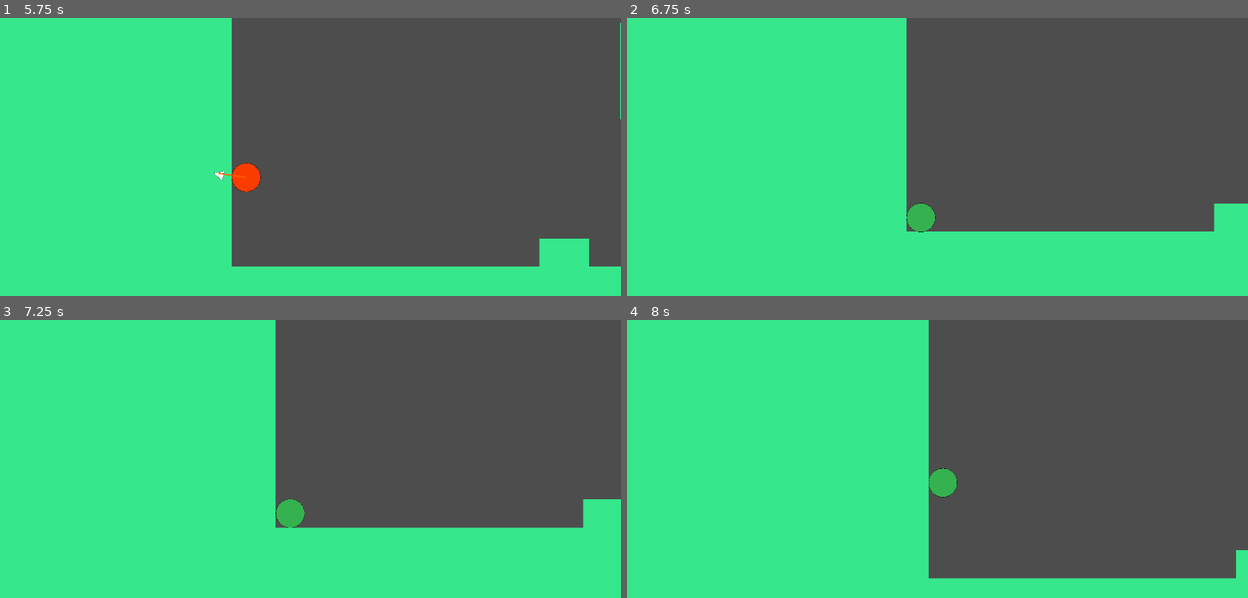
Above: before the commit, frames 1-4 (two rows, left to right).
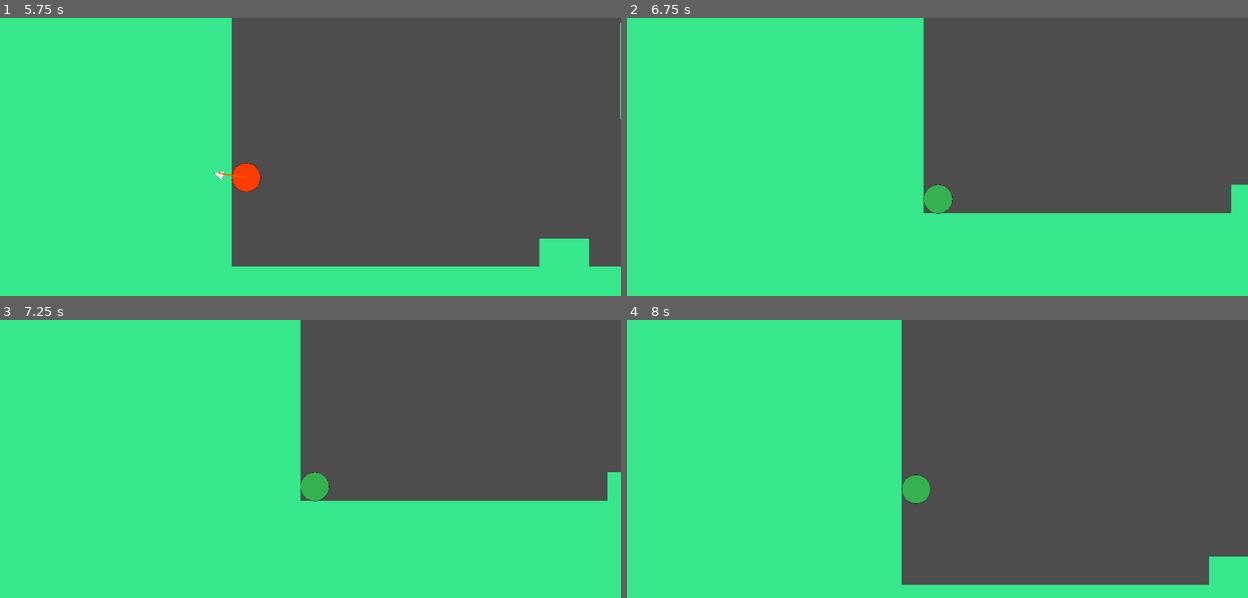
Above: after the commit, the same moments.

Repository: DaPizzaGod/tsa-game
Game: Godot game, scene res://scenes/levels/level.tscn
Two runs of this game, one before a commit and one after it. Both use one fixed random seed, a clock stepped at 60 frames per second and the inputs below.
Inputs (mouse positions are in pixels of both pictures, inside the frame that each line leads up to):
- Up to frame 1 (5.75 s): move the mouse to (440, 179) at 0.52 s; hold D (right) 0.53-2.03 s; tap Middle mouse button (other special action) at 0.6, 3.6 s; tap W (jump) at 0.77, 1.52, 3.02, 3.77, 4.52 s; move the mouse to (173, 215) at 1.27 s; click (173, 215) at 1.35 s; move the mouse to (366, 118) at 2.02 s; hold A (left) 2.03-2.78 s; right-click (366, 118) at 2.1 s; move the mouse to (273, 268) at 2.77 s; hold D (right) 2.78-4.28 s; tap Shift (switch mode) at 2.85 s; move the mouse to (490, 251) at 3.52 s; move the mouse to (111, 143) at 4.27 s; hold A (left) 4.28-5.03 s; click (111, 143) at 4.35 s; move the mouse to (335, 195) at 5.02 s; hold D (right) from 5.03 s (still down); right-click (335, 195) at 5.1 s
- Up to frame 2 (6.75 s): move the mouse to (831, 106) at 5.77 s; release D (right) at 5.78 s; hold A (left) from 5.78 s (still down); tap Shift (switch mode) at 5.85 s; tap W (jump) at 6.02 s; move the mouse to (1067, 179) at 6.52 s; tap Middle mouse button (other special action) at 6.6 s
- Up to frame 3 (7.25 s): keep holding A (left); tap W (jump) at 6.77 s
- Up to frame 4 (8 s): move the mouse to (800, 517) at 7.27 s; release A (left) at 7.28 s; hold D (right) from 7.28 s (still down); click (800, 517) at 7.35 s; tap W (jump) at 7.52 s

Frame 1 is identical in both runs. In frame 2, 5.9% of the frame differs, in the area x 45-100%, y 0-78%; in frame 3, 8.1%, in the area x 44-100%, y 0-75%; in frame 4, 6.1%.

Commit message:
fixed position of menu

Diff:
--- a/scenes/player/spring_mode.gd
+++ b/scenes/player/spring_mode.gd
@@ -4,7 +4,7 @@
 var dir
 var dir_radians
 func _process(delta: float) -> void:
-	dir = global_position.direction_to(get_global_mouse_position())
+	dir = (global_position.direction_to(get_global_mouse_position()))
 	dir_radians = dir.angle()
 	# Apply Gravity
 	if not is_on_floor():
@@ -21,6 +21,7 @@
 
 
 		look_at(dir)
+		rotation_degrees += 180
 	# Move
 	move_and_slide()
 
--- a/scenes/ui/switch_mode_menu.tscn
+++ b/scenes/ui/switch_mode_menu.tscn
@@ -10,26 +10,17 @@
 grow_horizontal = 2
 grow_vertical = 2
 
-[node name="AspectRatioContainer" type="AspectRatioContainer" parent="."]
-layout_mode = 1
-offset_right = 4961.0
-offset_bottom = 3508.0
-scale = Vector2(0.175, 0.175)
-
 [node name="TextureRect" type="TextureRect" parent="."]
 layout_mode = 1
-anchors_preset = 7
-anchor_left = 0.5
-anchor_top = 1.0
-anchor_right = 0.5
-anchor_bottom = 1.0
-offset_left = -2480.5
-offset_top = -3508.0
-offset_right = 2480.5
-grow_horizontal = 2
-grow_vertical = 0
-scale = Vector2(0.2, 0.2)
-pivot_offset = Vector2(2470, 3600)
-size_flags_horizontal = 0
-size_flags_vertical = 8
+offset_right = 2461.0
+offset_bottom = 2469.0
+scale = Vector2(0.1, 0.1)
 texture = ExtResource("1_c5hrv")
+
+[node name="Button" type="Button" parent="."]
+layout_mode = 1
+offset_left = 12.0
+offset_top = 40.0
+offset_right = 79.0
+offset_bottom = 71.0
+text = "Normal"
Not shown, changed: graphics/Triangle.png.import
Not shown, changed: graphics/circle.svg.import
Not shown, changed: graphics/rectangle.png.import
Binary file changed: graphics/switch_mode_menu_graphic.png
Not shown, changed: graphics/switch_mode_menu_graphic.png.import
Not shown: 1 places in scenes/player/spring_mode.tscn that only renumber resources
Not shown: 1 places in scenes/projectiles/hand.tscn that only renumber resources
Not shown: 1 places in scenes/ui/switch_mode_menu.tscn that only renumber resources
Not shown, removed: graphics/switch_menu_save.af~lock~:com.dropbox.ignored
